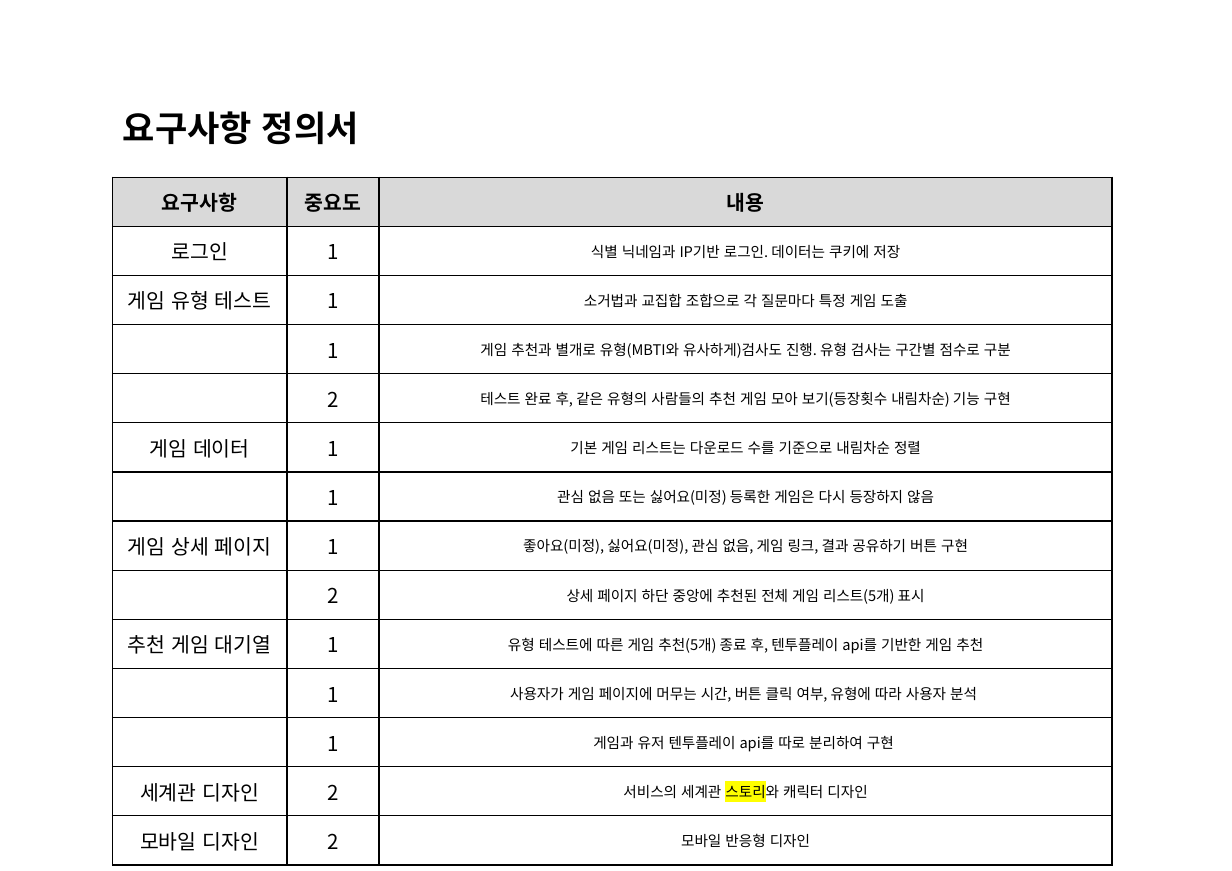
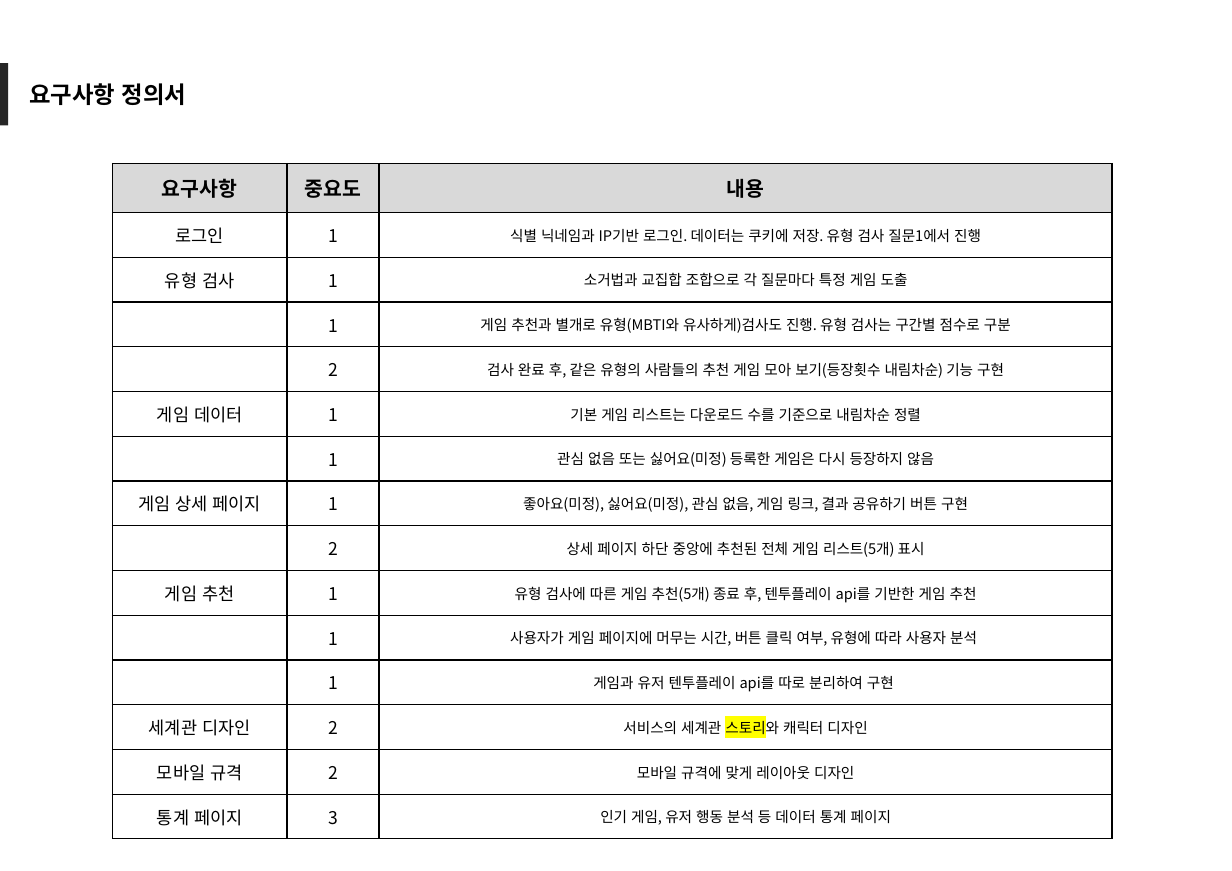
Before and after one commit to JWdori/Solutions_Naver, a slide deck: slide 3 of 개발4팀_기획안.pptx (slide 9 before the commit). Drawn at 1232x871 pixels with LibreOffice and Linux fonts; fonts in the diff are those of the drawing. Boxes give left, top, right and bottom in pixels: in the first picture for what was removed or moved away, otherwise in the second. Text is boxed around its words. In the diff, an @@ line names an element or a change of style, - is before the commit and + after.

```diff
--- a/개발4팀_기획안.pptx
+++ b/개발4팀_기획안.pptx
@@ rectangle added at [0,63,8,125], fill #262626 @@
@@ text "요구사항 정의서": place and size @@
-text "요구사항 정의서" at [123,111,359,145]
+text "요구사항 정의서" at [30,83,186,105]
@@ text "요구사항 정의서" at [30,83,186,105]: size 24 to 16 pt @@
@@ table at [113,163,1112,830] @@
-row 2, column 3: 식별 닉네임과 IP기반 로그인. 데이터는 쿠키에 저장
+row 2, column 3: 식별 닉네임과 IP기반 로그인. 데이터는 쿠키에 저장. 유형 검사 질문1에서 진행
-row 3, column 1: 게임 유형 테스트
+row 3, column 1: 유형 검사
-row 5, column 3: 테스트 완료 후, 같은 유형의 사람들의 추천 게임 모아 보기(등장횟수 내림차순) 기능 구현
+row 5, column 3: 검사 완료 후, 같은 유형의 사람들의 추천 게임 모아 보기(등장횟수 내림차순) 기능 구현
-row 10, column 1: 추천 게임 대기열
+row 10, column 1: 게임 추천
-row 10, column 3: 유형 테스트에 따른 게임 추천(5개) 종료 후, 텐투플레이 api를 기반한 게임 추천
+row 10, column 3: 유형 검사에 따른 게임 추천(5개) 종료 후, 텐투플레이 api를 기반한 게임 추천
-row 14: 모바일 디자인 | 2 | 모바일 반응형 디자인
+row 14: 모바일 규격 | 2 | 모바일 규격에 맞게 레이아웃 디자인
+row 15: 통계 페이지 | 3 | 인기 게임, 유저 행동 분석 등 데이터 통계 페이지
@@ table: place and size @@
-table at [113,177,1112,855]
+table at [113,163,1112,830]
```
Also in this commit, not shown: 6 other slides changed, 8 slides added, 6 slides removed, 2 other files.
